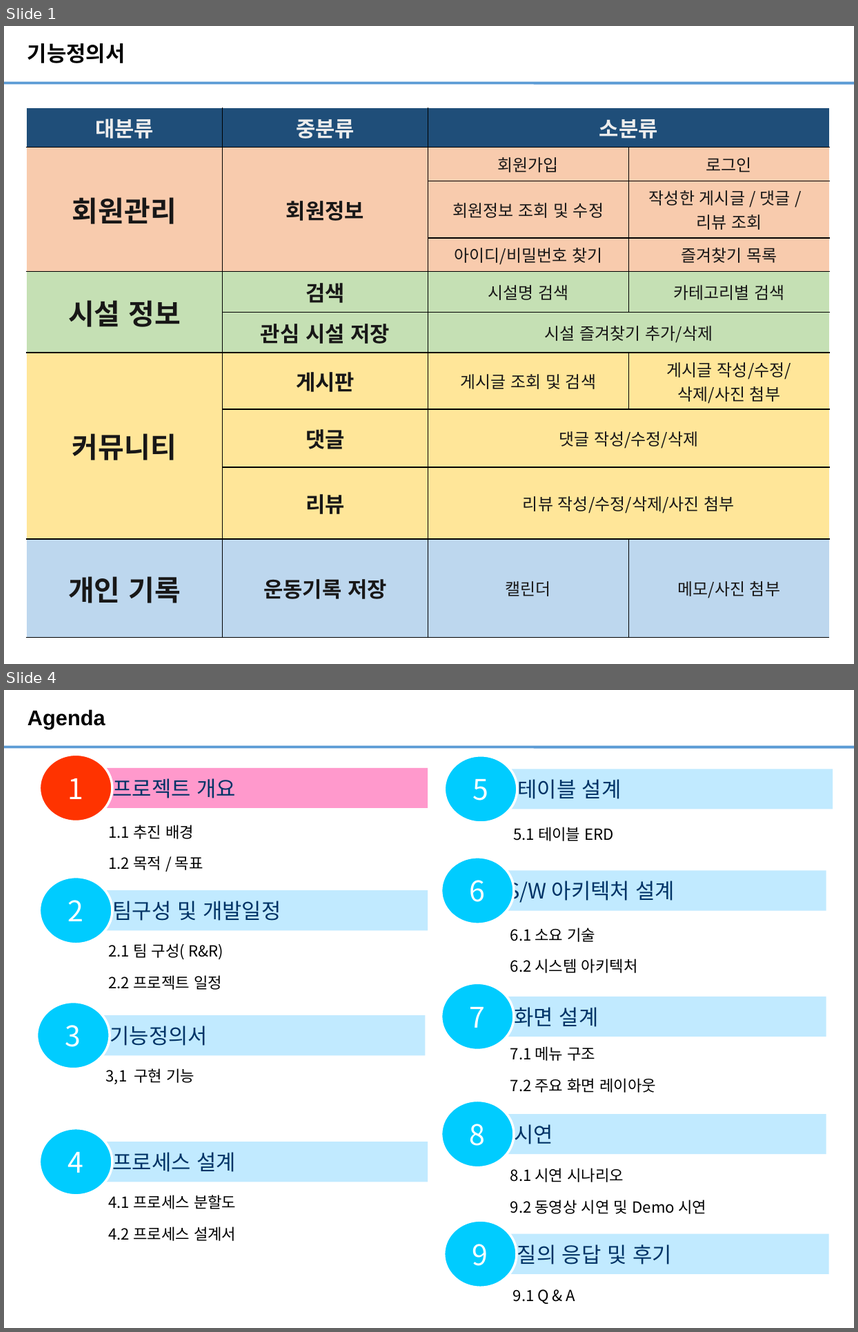
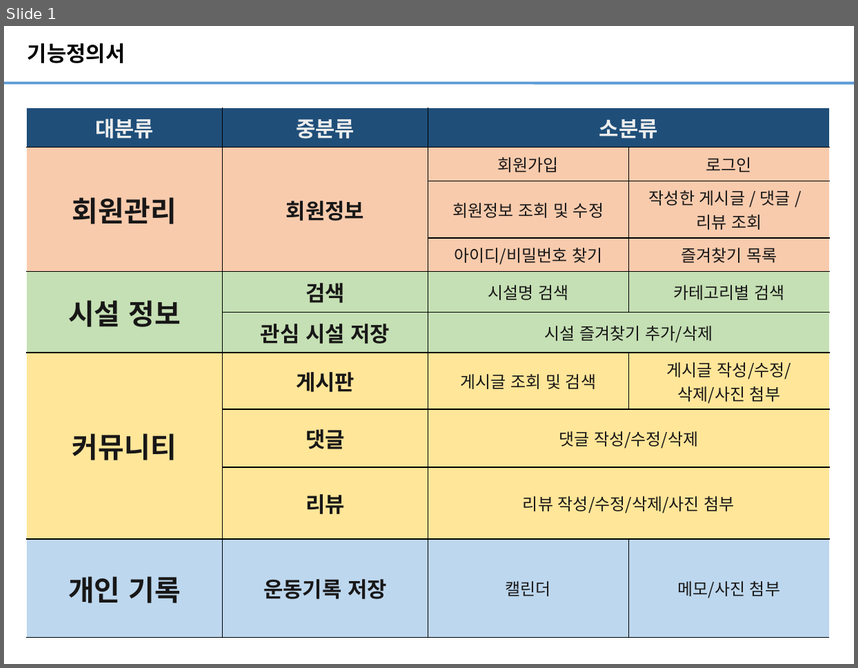
Before and after one commit to bakzh/bakzh.github.io, a slide deck: ouputs/수료프로젝트 발표_1팀.pptx. Shown one above the other, each under a label of ours: slides 1 and 4 before the commit, slide 1 after it; the slides between them are not shown. The pictures are 858x1332 and 858x668 pixels, drawn with LibreOffice and Linux fonts; fonts in the diff are those of the drawing. Boxes give left, top, right and bottom in pixels: in the first picture for what was removed or moved away, otherwise in the second. Text is boxed around its words. In the diff, an @@ line names an element or a change of style, - is before the commit and + after.

```diff
--- a/ouputs/수료프로젝트 발표_1팀.pptx
+++ b/ouputs/수료프로젝트 발표_1팀.pptx
@@ slide 4 removed at (4,690,854,1328), background #FFFFFF; not listed: 1 template element that a slide beside it also shows @@
@@ title removed at (27,709,105,729) @@
-Agenda
@@ ellipse removed at (40,755,113,822) @@
-1
@@ rectangle removed at (69,768,428,808) @@
-프로젝트 개요
@@ ellipse removed at (444,756,517,822) @@
-5
@@ rectangle removed at (473,769,833,809) @@
-테이블 설계
@@ text removed at (109,825,203,870) @@
-  1.1 추진 배경
-  1.2 목적 / 목표
@@ text removed at (513,827,613,841) @@
-  5.1 테이블 ERD
@@ ellipse removed at (441,856,513,924) @@
-6
@@ rectangle removed at (470,870,827,910) @@
-S/W 아키텍처 설계
@@ ellipse removed at (40,877,113,944) @@
-2
@@ rectangle removed at (69,891,428,931) @@
-팀구성 및 개발일정
@@ text removed at (510,958,638,973) @@
-  6.1 소요 기술
-  6.2 시스템 아키텍처
@@ text removed at (108,960,532,989) @@
-  2.1 팀 구성( R&R)
-  2.2 프로젝트 일정
@@ ellipse removed at (441,983,513,1049) @@
-7
@@ rectangle removed at (470,996,827,1036) @@
-화면 설계
@@ ellipse removed at (37,1002,110,1069) @@
-3
@@ rectangle removed at (66,1015,426,1055) @@
-기능정의서
@@ text removed at (106,1068,194,1084) @@
-  3,1 구현 기능
@@ text removed at (510,1078,657,1092) @@
-  7.1 메뉴 구조
-  7.2 주요 화면 레이아웃
@@ ellipse removed at (441,1101,513,1167) @@
-8
@@ rectangle removed at (470,1114,827,1153) @@
-시연
@@ ellipse removed at (40,1127,113,1195) @@
-4
@@ rectangle removed at (69,1141,428,1181) @@
-프로세스 설계
@@ text removed at (510,1167,706,1214) @@
-  8.1 시연 시나리오
-  9.2 동영상 시연 및 Demo 시연
@@ text removed at (108,1194,236,1241) @@
-  4.1 프로세스 분할도
-  4.2 프로세스 설계서
@@ ellipse removed at (444,1221,517,1288) @@
-9
@@ rectangle removed at (473,1233,829,1273) @@
-질의 응답 및 후기
@@ text removed at (513,1289,576,1303) @@
-  9.1 Q & A
```
Also in this commit, not shown: 4 other slides removed.
